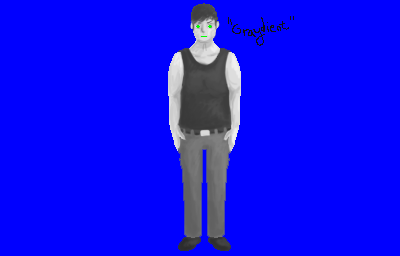
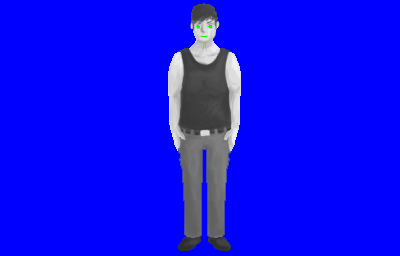
The second 400 x 256 image is a revision of the first. Changes to its layers:
painted on "Layer 0 copy 2" over 228, 16, 294, 46
